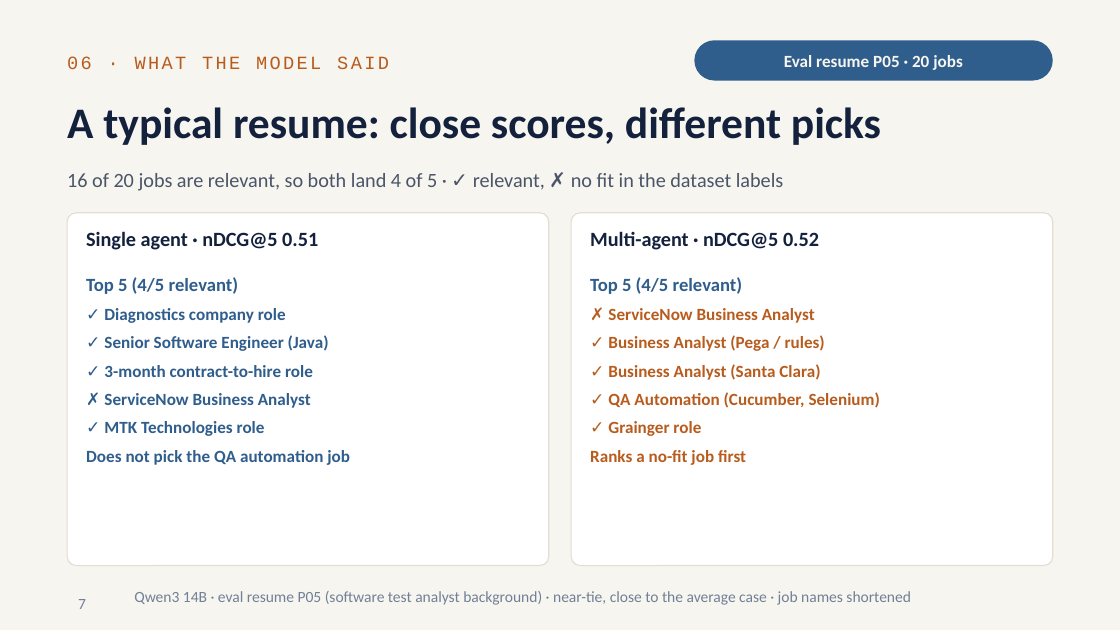
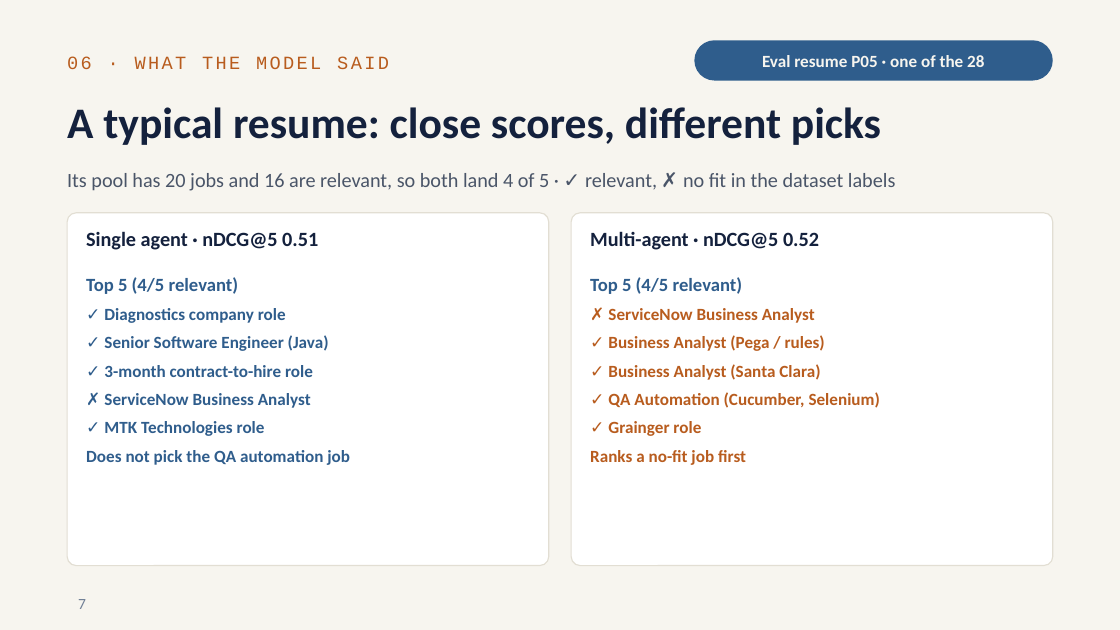
Before and after one commit to RitvikNeerattil/agentic_resume_matcher, a slide deck: slide 7 of progress_update_2026-10.pptx. Drawn at 1120x630 pixels with LibreOffice and Linux fonts; fonts in the diff are those of the drawing. Boxes give left, top, right and bottom in pixels: in the first picture for what was removed or moved away, otherwise in the second. Text is boxed around its words. In the diff, an @@ line names an element or a change of style, - is before the commit and + after.

Commit message:
update

```diff
--- a/progress_update_2026-10.pptx
+++ b/progress_update_2026-10.pptx
@@ text in rounded rectangle at [762, 55, 984, 67]: text changed @@
-Eval resume P05 · 20 jobs
+Eval resume P05 · one of the 28
@@ text at [67, 173, 895, 191]: text changed @@
-16 of 20 jobs are relevant, so both land 4 of 5 · ✓ relevant, ✗ no fit in the dataset labels
+Its pool has 20 jobs and 16 are relevant, so both land 4 of 5 · ✓ relevant, ✗ no fit in the dataset labels
@@ text removed at [134, 591, 911, 605] @@
-Qwen3 14B · eval resume P05 (software test analyst background) · near-tie, close to the average case · job names shortened
```
Also in this commit, not shown: 5 other slides changed.
